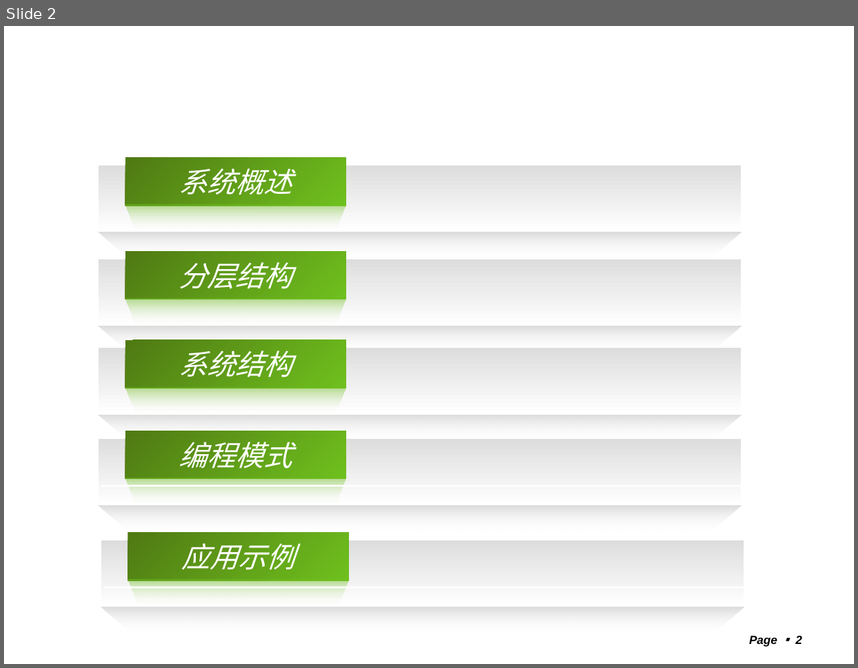
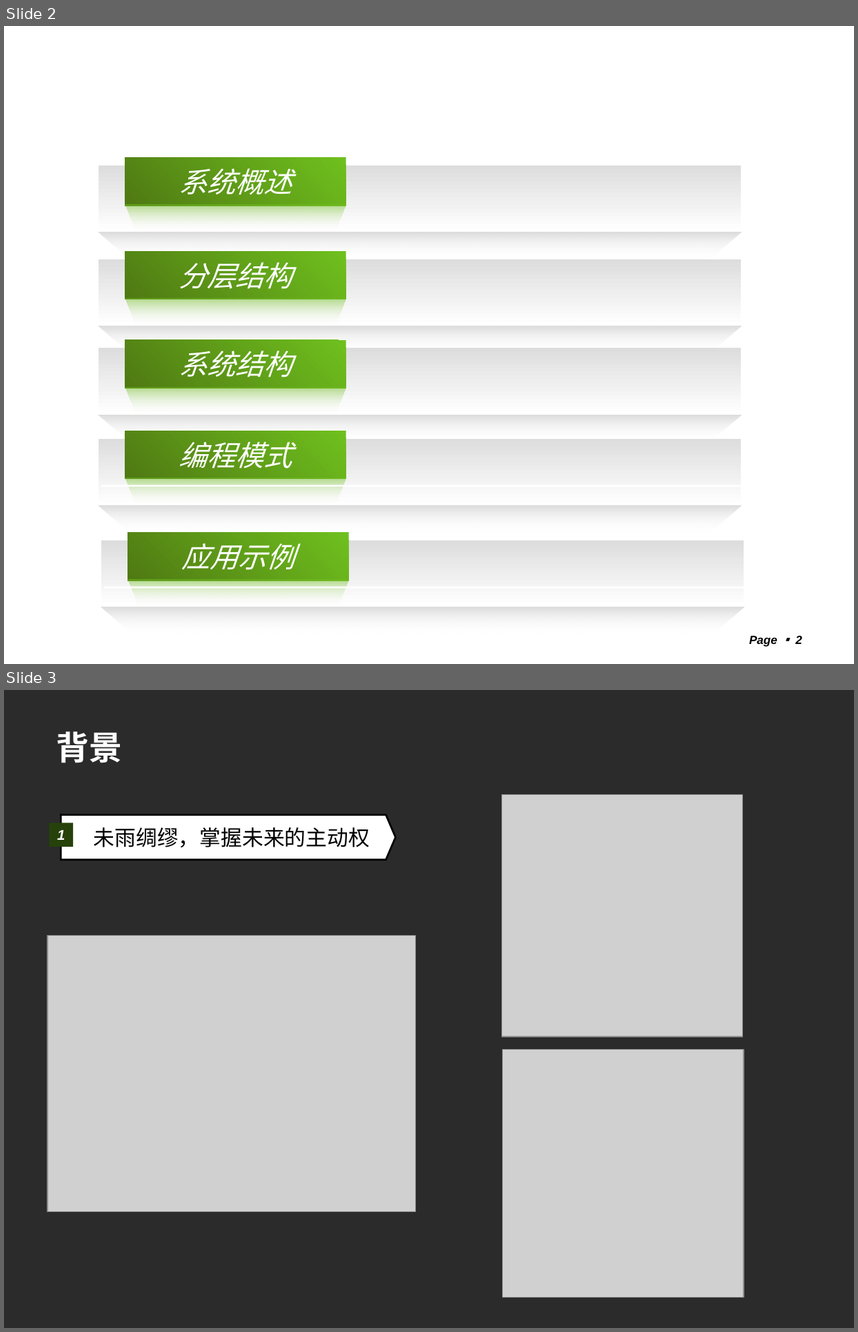
Before and after one commit to shtzr840329/mooon, a slide deck: distributed_platform/docs/mooon.ppt. Shown one above the other, each under a label of ours: slide 2 before the commit, slides 2 and 3 after it. The pictures are 858x668 and 858x1332 pixels, drawn with LibreOffice and Linux fonts; fonts in the diff are those of the drawing; grey boxes stand for pictures; background and template pictures are left out; a plain dark background stands for a picture behind light text. Boxes give left, top, right and bottom in pixels: in the first picture for what was removed or moved away, otherwise in the second. Text is boxed around its words. In the diff, an @@ line names an element or a change of style, - is before the commit and + after.

```diff
--- a/distributed_platform/docs/mooon.ppt
+++ b/distributed_platform/docs/mooon.ppt
@@ slide 3 added at (4, 690, 854, 1328), background picture (left out) @@
@@ title added at (56, 731, 122, 763), 28 pt, text #FFFFFF, bold @@
+背景
@@ picture added at (501, 795, 743, 1036) @@
@@ rectangle added at (49, 822, 73, 847), fill #26420A, 12 pt, text #FFFFFF, bold, italic @@
+1
@@ freeform shape added at (61, 815, 396, 860), fill #FFFFFF, outline #000000 1.5 pt, 18 pt, text #000000 @@
+未雨绸缪，掌握未来的主动权
@@ picture added at (47, 936, 415, 1212) @@
@@ picture added at (503, 1049, 744, 1297) @@
@@ slide 2 changed as well @@
@@ fill gradient #4F7913 to #6FC01E to gradient #6FC01E to #4F7913 in 5 elements at (125, 158, 346, 206), (125, 251, 346, 300), (125, 340, 346, 388), (125, 430, 346, 479), (128, 532, 349, 580) @@
```
Also in this commit, not shown: 2 other slides changed, 7 other slides added.
